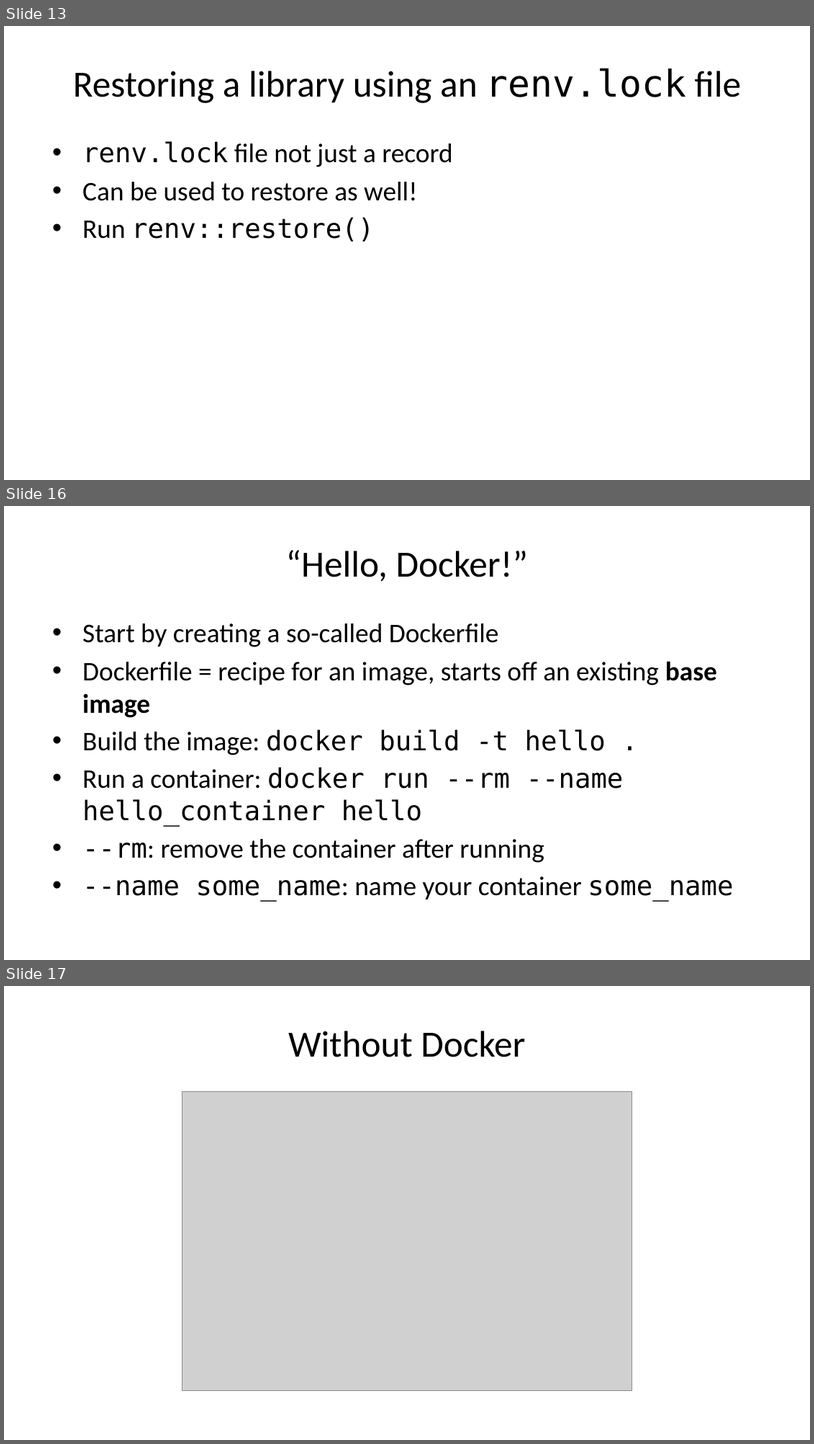
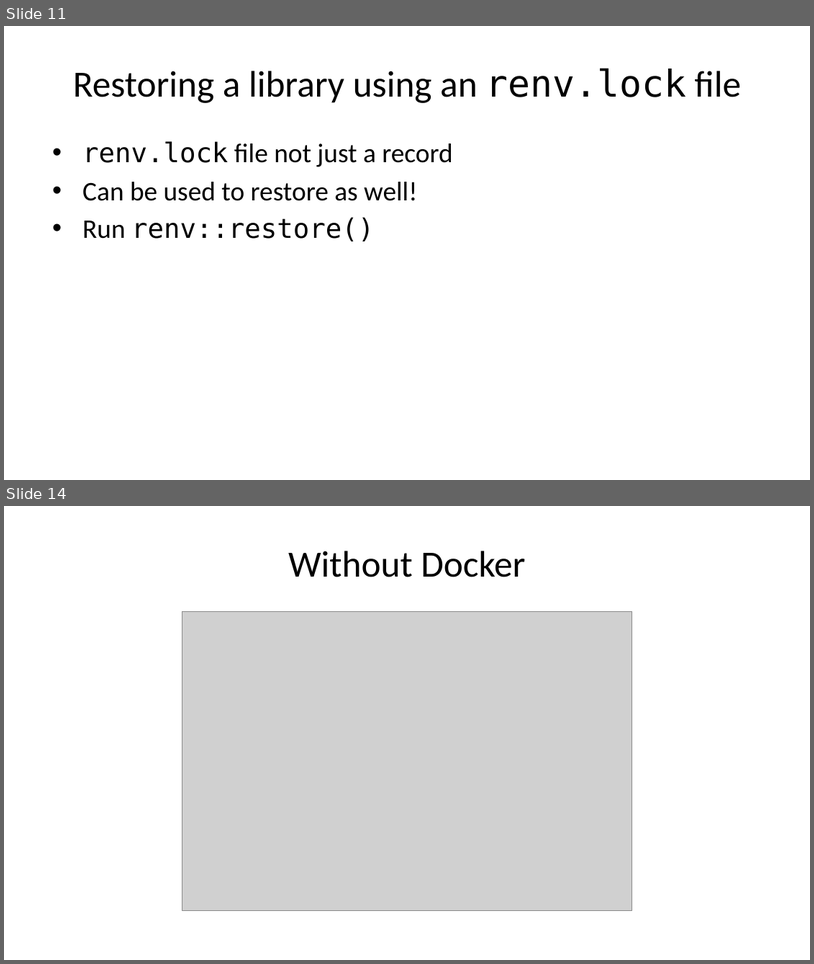
Before and after one commit to b-rodrigues/repro_basf, a slide deck: docs/index.pptx. Shown one above the other, each under a label of ours: slides 13, 16 and 17 before the commit, slides 11 and 14 after it; the slides between them are not shown. The pictures are 814x1444 and 814x964 pixels, drawn with LibreOffice and Linux fonts; fonts in the diff are those of the drawing; grey boxes stand for pictures. Boxes give left, top, right and bottom in pixels: in the first picture for what was removed or moved away, otherwise in the second. Text is boxed around its words. In the diff, an @@ line names an element or a change of style, - is before the commit and + after.

```diff
--- a/docs/index.pptx
+++ b/docs/index.pptx
@@ slide 16 removed at <box>4,506,810,960</box>, background #FFFFFF @@
@@ title removed at <box>286,550,528,582</box> @@
-“Hello, Docker!”
@@ text removed at <box>82,623,733,901</box> @@
-• Start by creating a so-called Dockerfile
-• Dockerfile = recipe for an image, starts off an existing base image
-• Build the image: docker build -t hello .
-• Run a container: docker run --rm --name hello_container hello
-• --rm: remove the container after running
-• --name some_name: name your container some_name
@@ what was slide 13 is now slide 11 @@
@@ what was slide 17 is now slide 14 @@
```
Also in this commit, not shown: 12 slides changed, 1 slide added, 4 other slides removed, 17 other files.
